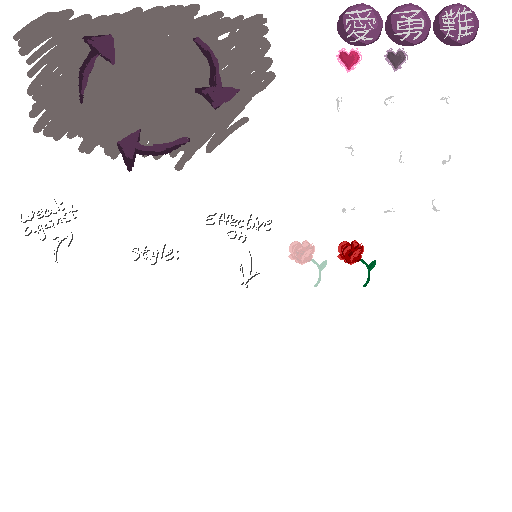
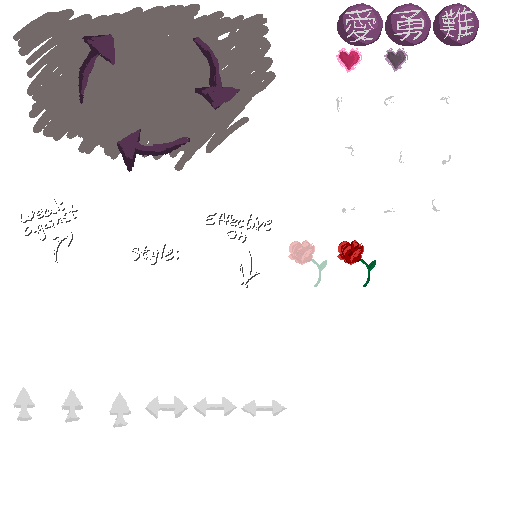
Layer changes from the first (512, 512) image to the second:
added layer "OutcomeMarker" above "Pasted Layer #4" over [left=13, top=387, right=287, bottom=428]
